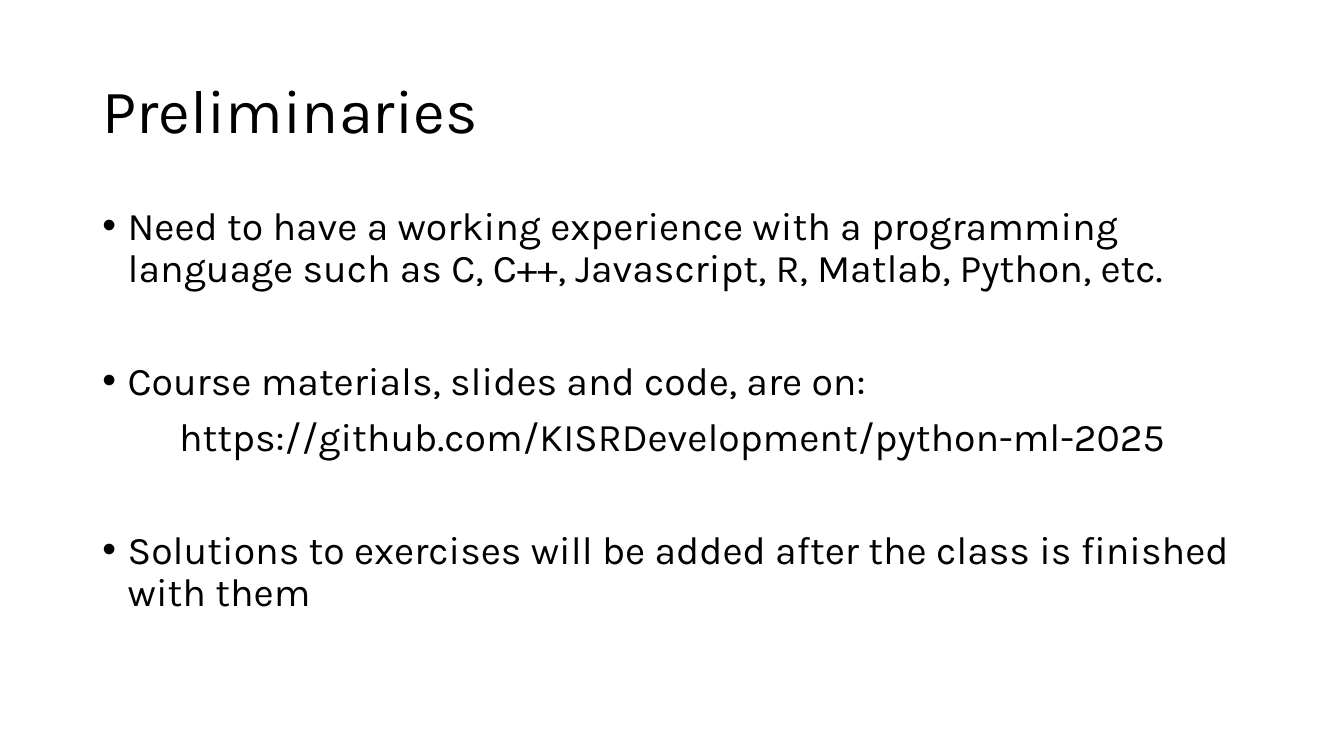
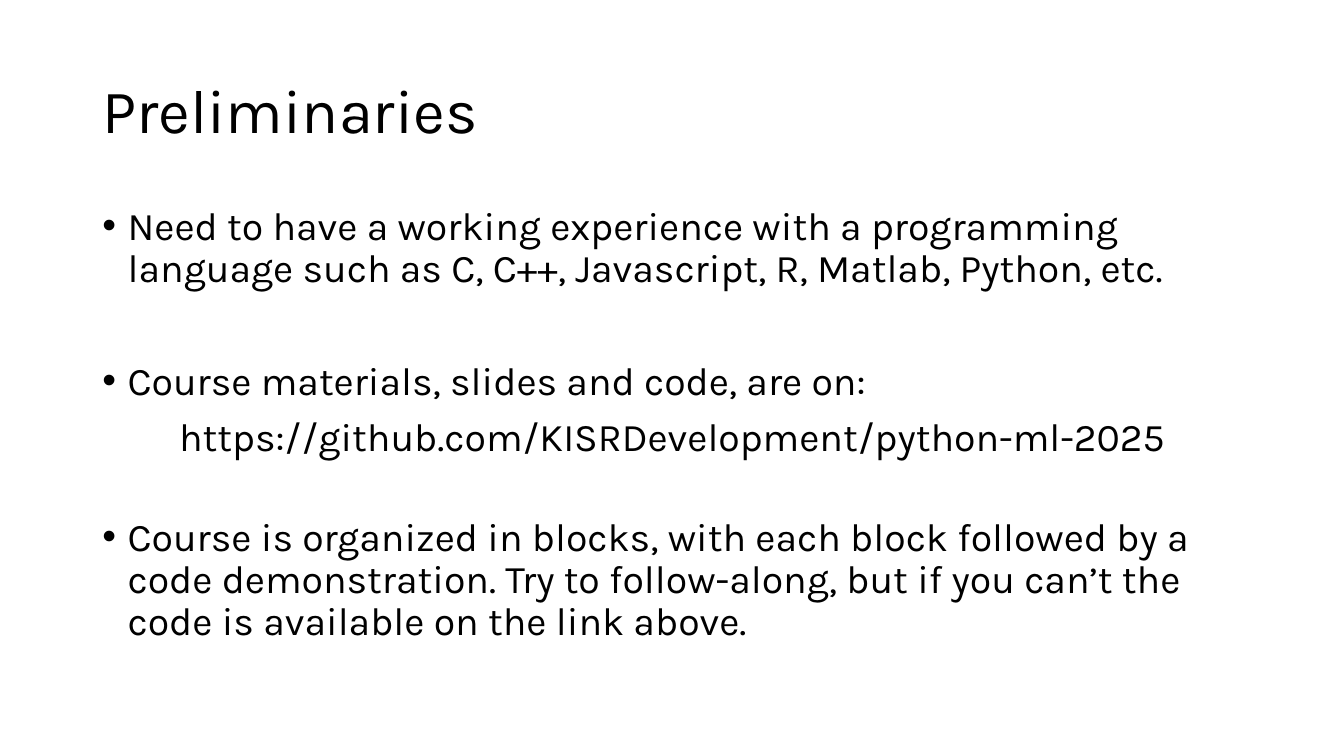
Before and after one commit to KISRDevelopment/python-ml-2025, a slide deck: slide 2 of slides/org.pptx. Drawn at 1344x756 pixels with LibreOffice and Linux fonts; fonts in the diff are those of the drawing. Boxes give left, top, right and bottom in pixels: in the first picture for what was removed or moved away, otherwise in the second. Text is boxed around its words. In the diff, an @@ line names an element or a change of style, - is before the commit and + after.

```diff
--- a/slides/org.pptx
+++ b/slides/org.pptx
@@ text at (x1=128, y1=524, x2=1189, y2=636): text changed @@
-• Solutions to exercises will be added after the class is finished with them
+• Course is organized in blocks, with each block followed by a code demonstration. Try to follow-along, but if you can’t the code is available on the link above.
```
Also in this commit, not shown: 2 other files.
